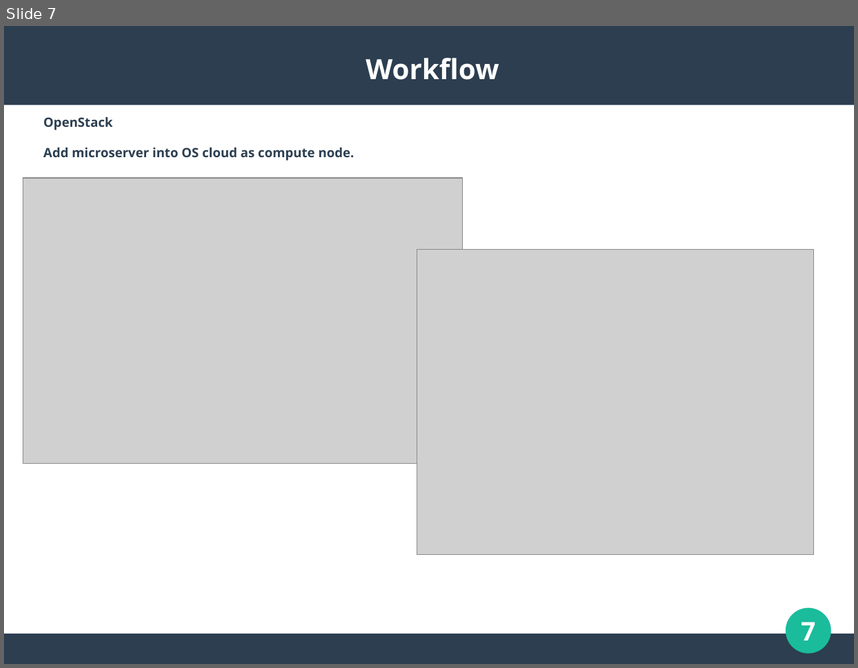
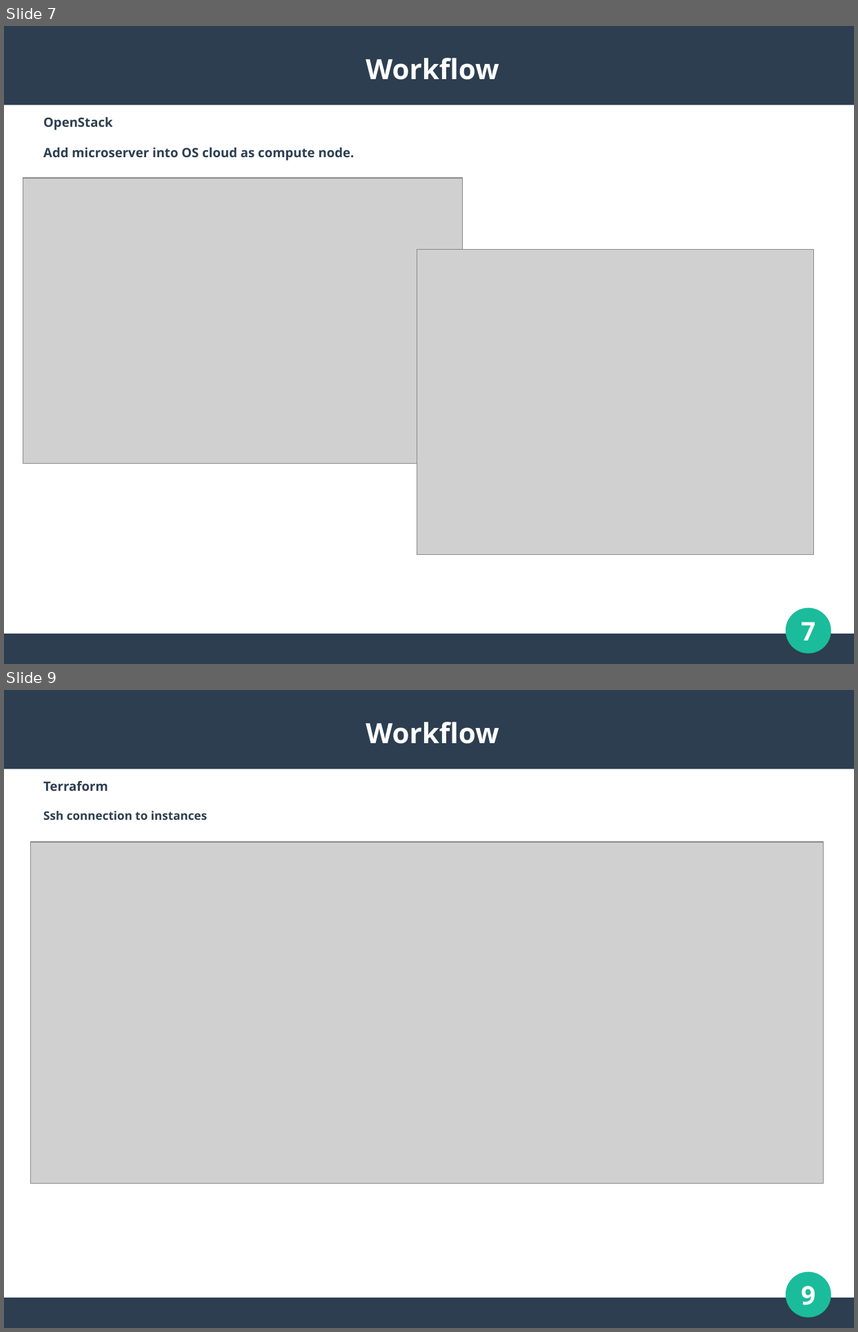
Before and after one commit to Artyhub/project_devops, a slide deck: presentation.ppt. Shown one above the other, each under a label of ours: slide 7 before the commit, slides 7 and 9 after it; the slides between them are not shown. The pictures are 858x668 and 858x1332 pixels, drawn with LibreOffice and Linux fonts; fonts in the diff are those of the drawing; grey boxes stand for pictures. Boxes give left, top, right and bottom in pixels: in the first picture for what was removed or moved away, otherwise in the second. Text is boxed around its words. In the diff, an @@ line names an element or a change of style, - is before the commit and + after.

Commit message:
+ Jenkins workflow

```diff
--- a/presentation.ppt
+++ b/presentation.ppt
@@ slide 9 added at box(4, 690, 854, 1328), background #FFFFFF; not listed: 3 template elements that a slide beside it also shows @@
@@ title added at box(366, 722, 499, 744), 26 pt, text #FFFFFF, bold @@
+Workflow
@@ text added at box(43, 780, 207, 820), 11 pt, text #2C3E50, bold @@
+Terraform
+Ssh connection to instances
@@ picture added at box(30, 842, 824, 1183) @@
@@ page number added at box(801, 1285, 815, 1305), 24 pt, text #FFFFFF, bold @@
+9
```
Also in this commit, not shown: 3 other slides added, 2 other files.
